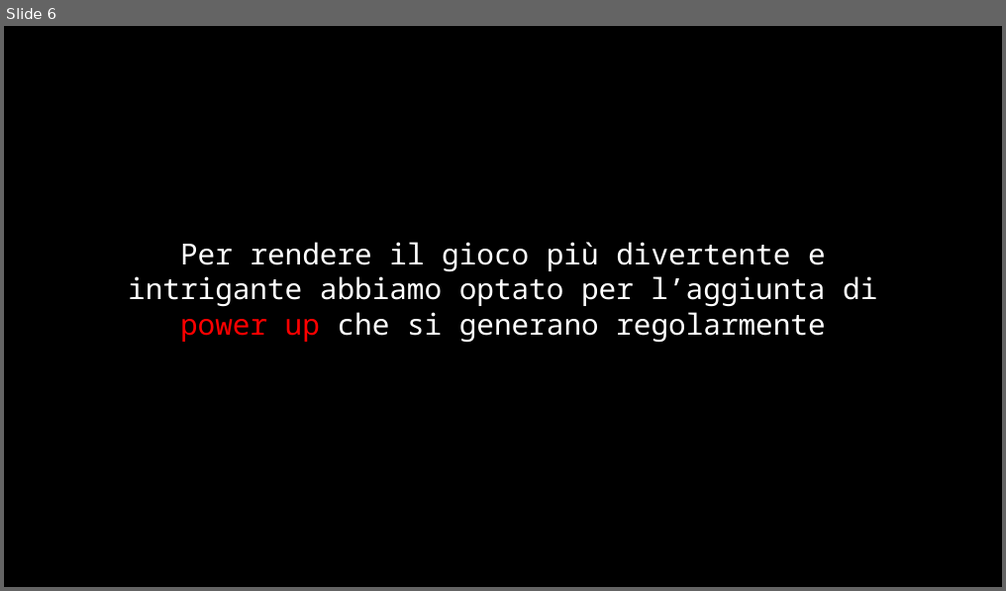
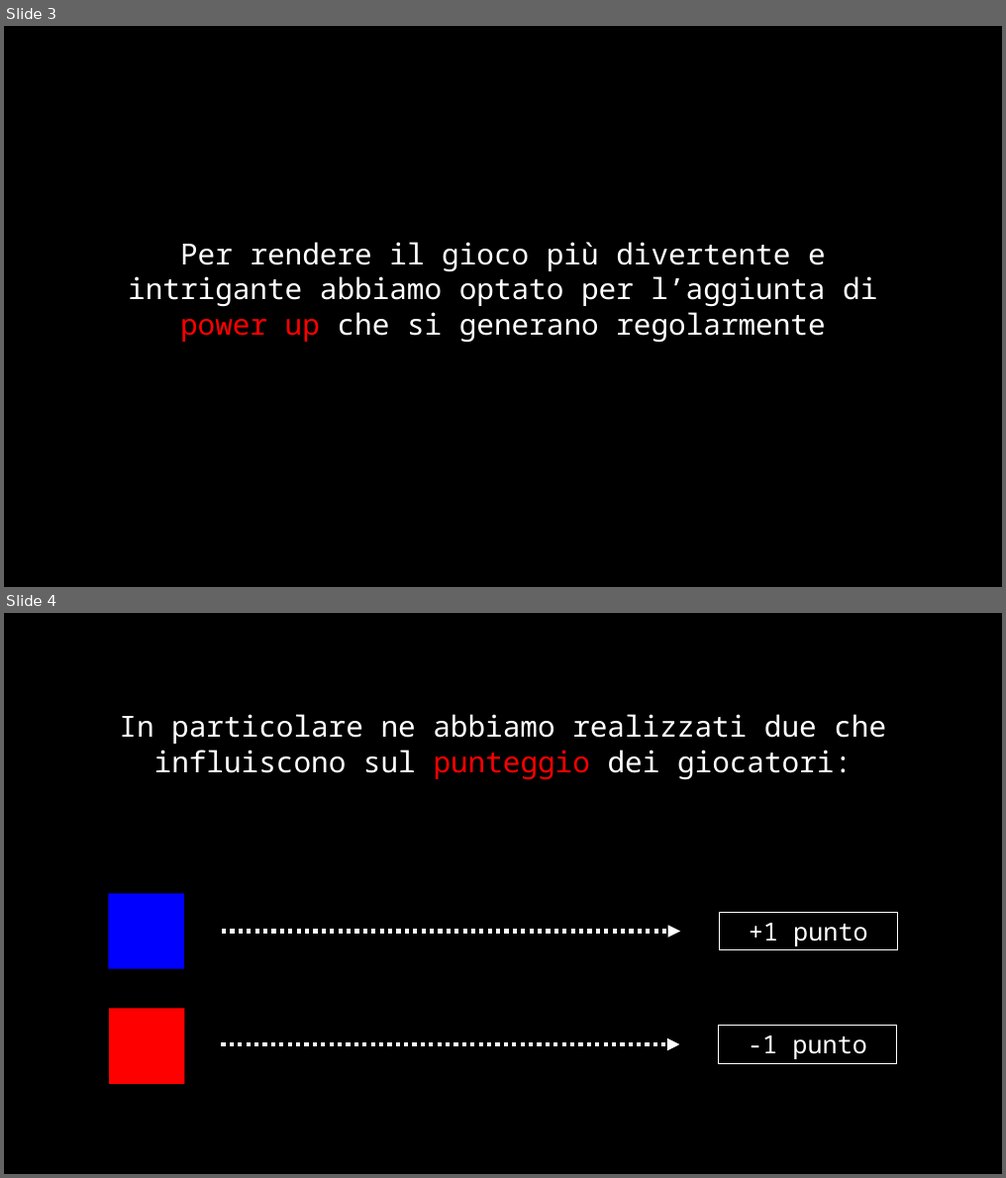
Before and after one commit to lucabertiato/PongBertiatoRadice, a slide deck: docs/Slides/PongGame.pptx. Shown one above the other, each under a label of ours: slide 6 before the commit, slides 3 and 4 after it. The pictures are 1006x591 and 1006x1178 pixels, drawn with LibreOffice and Linux fonts; fonts in the diff are those of the drawing. Boxes give left, top, right and bottom in pixels: in the first picture for what was removed or moved away, otherwise in the second. Text is boxed around its words. In the diff, an @@ line names an element or a change of style, - is before the commit and + after.

```diff
--- a/docs/Slides/PongGame.pptx
+++ b/docs/Slides/PongGame.pptx
@@ slide 4 added at <box>4,613,1002,1174</box>, background #000000 @@
@@ text added at <box>119,714,886,780</box>, 28 pt, text #FFFFFF @@
+In particolare ne abbiamo realizzati due che influiscono sul punteggio dei giocatori:
@@ rectangle added at <box>109,894,184,969</box>, fill #0000FF @@
@@ arrow added from (222, 931) to (681, 931), #FFFFFF 4 pt dashed @@
@@ rectangle added at <box>719,912,898,950</box>, outline #FFFFFF 0.75 pt, 24 pt, text #FFFFFF @@
++1 punto
@@ rectangle added at <box>109,1008,184,1084</box>, fill #FF0000 @@
@@ rectangle added at <box>718,1026,897,1062</box>, outline #FFFFFF 0.75 pt, 24 pt, text #FFFFFF @@
+-1 punto
@@ arrow added from (221, 1045) to (680, 1045), #FFFFFF 4 pt dashed @@
@@ what was slide 6 is now slide 3 @@
```
Also in this commit, not shown: 2 slides changed, 1 other slide added, 2 other files.
